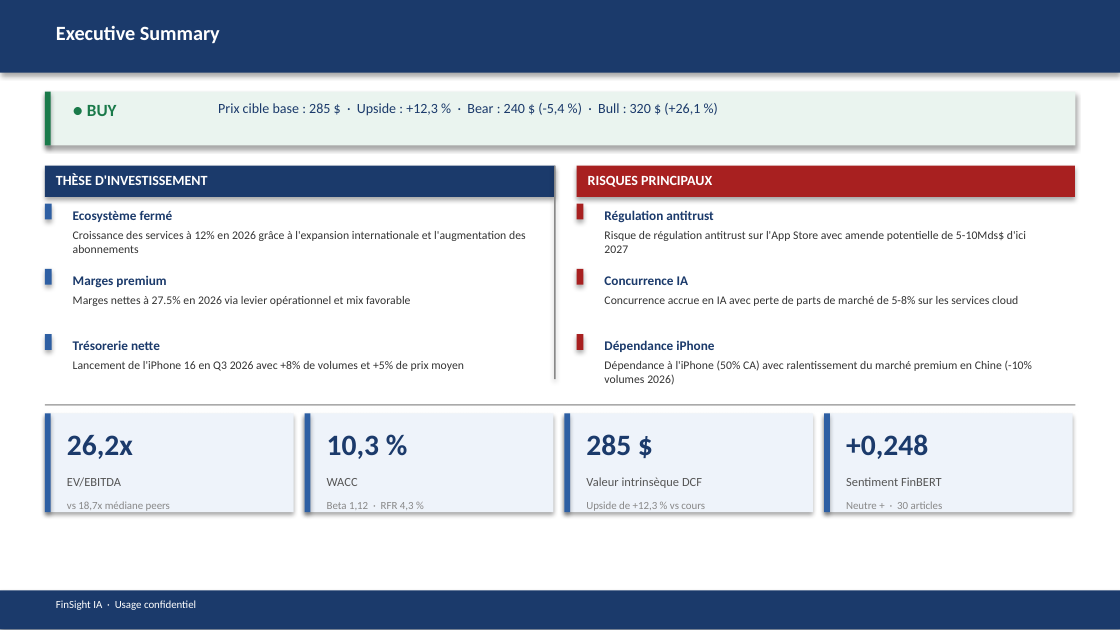
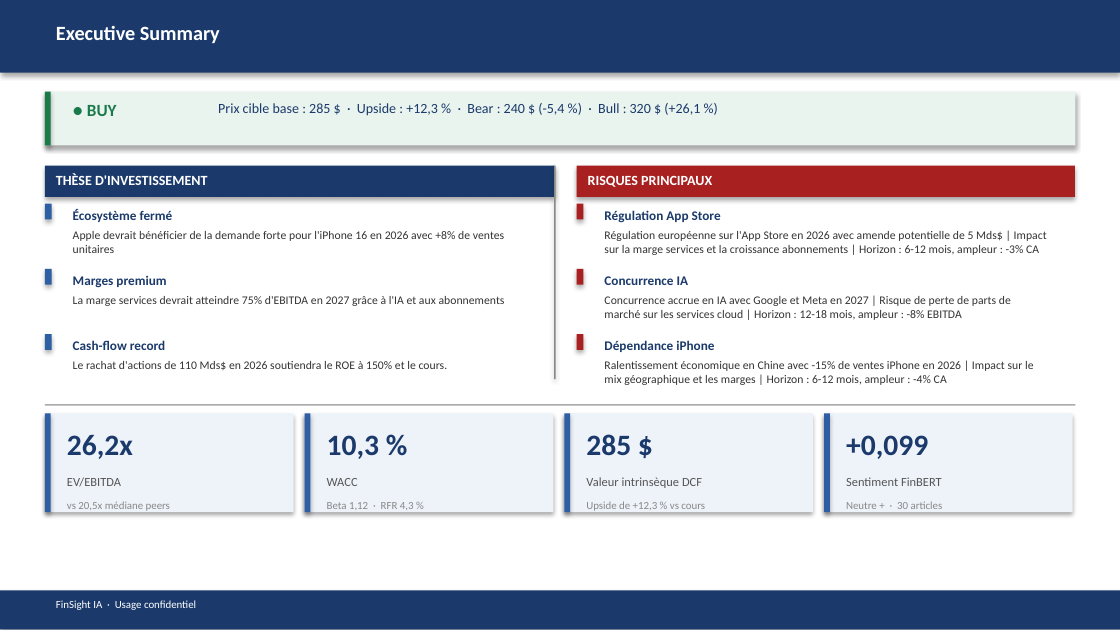
Before and after one commit to baptistejeh07-art/finsight-ia, a slide deck: slide 2 of preview/AAPL/AAPL_pitchbook.pptx. Drawn at 1120x630 pixels with LibreOffice and Linux fonts; fonts in the diff are those of the drawing. Boxes give left, top, right and bottom in pixels: in the first picture for what was removed or moved away, otherwise in the second. Text is boxed around its words. In the diff, an @@ line names an element or a change of style, - is before the commit and + after.

```diff
--- a/preview/AAPL/AAPL_pitchbook.pptx
+++ b/preview/AAPL/AAPL_pitchbook.pptx
@@ text at box(73, 209, 173, 222): text changed @@
-Ecosystème fermé
+Écosystème fermé
@@ text at box(73, 231, 504, 253): text changed @@
-Croissance des services à 12% en 2026 grâce à l'expansion internationale et l'augmentation des abonnements
+Apple devrait bénéficier de la demande forte pour l'iPhone 16 en 2026 avec +8% de ventes unitaires
@@ text at box(604, 231, 1047, 255): text changed @@
-Risque de régulation antitrust sur l'App Store avec amende potentielle de 5-10Mds$ d'ici 2027
+Régulation européenne sur l'App Store en 2026 avec amende potentielle de 5 Mds$ | Impact sur la marge services et la croissance abonnements | Horizon : 6-12 mois, ampleur : -3% CA
@@ text at box(604, 210, 721, 223): text changed @@
-Régulation antitrust
+Régulation App Store
@@ text at box(73, 296, 505, 306): text changed @@
-Marges nettes à 27.5% en 2026 via levier opérationnel et mix favorable
+La marge services devrait atteindre 75% d'EBITDA en 2027 grâce à l'IA et aux abonnements
@@ text at box(604, 296, 1011, 320): text changed @@
-Concurrence accrue en IA avec perte de parts de marché de 5-8% sur les services cloud
+Concurrence accrue en IA avec Google et Meta en 2027 | Risque de perte de parts de marché sur les services cloud | Horizon : 12-18 mois, ampleur : -8% EBITDA
@@ text at box(73, 340, 165, 350): text changed @@
-Trésorerie nette
+Cash-flow record
@@ text at box(73, 361, 448, 370): text changed @@
-Lancement de l'iPhone 16 en Q3 2026 avec +8% de volumes et +5% de prix moyen
+Le rachat d'actions de 110 Mds$ en 2026 soutiendra le ROE à 150% et le cours.
@@ text at box(604, 361, 1033, 385): text changed @@
-Dépendance à l'iPhone (50% CA) avec ralentissement du marché premium en Chine (-10% volumes 2026)
+Ralentissement économique en Chine avec -15% de ventes iPhone en 2026 | Impact sur le mix géographique et les marges | Horizon : 6-12 mois, ampleur : -4% CA
@@ text at box(846, 435, 928, 459): text changed @@
-+0,248
++0,099
@@ text at box(67, 501, 170, 511): text changed @@
-vs 18,7x médiane peers
+vs 20,5x médiane peers
```
Also in this commit, not shown: 13 other slides changed, 4 other files.
